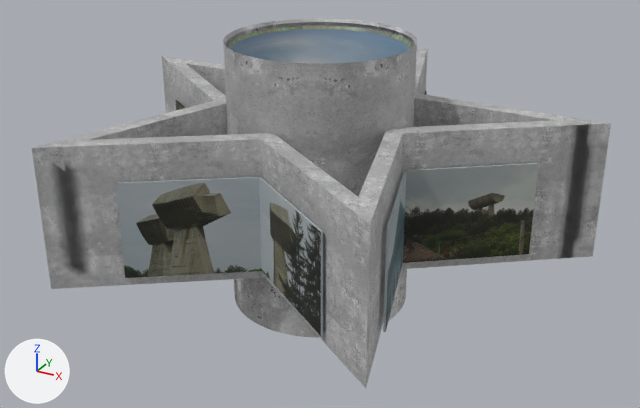
One commit to the glTF model docs/360ansichtmostar.glb: the scene before it, then after it.
Before and after are seen from a 50 mm lens placed at (10.75, -19.57, 12.54), pointed at (-0.1, 0.16, 2.67). The axes (+X, +Y, +Z) are drawn at lower left. The lights are the same throughout. Where no turn or scale is listed for an object, it has been applied to the vertices. Vertices at the same position are counted once.

Objects in the first picture: 'Cylinder.001', 'Cylinder.002', 'NIS', 'TWE - 3D-Ansicht - 3D-Ansicht 4.001', 'mitrovica', 'mostar'.
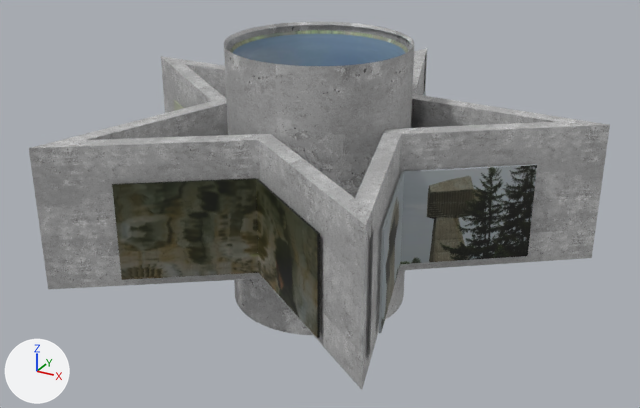
Where the newer file only moved an object's origin or applied its transform, the numbers keep the older frame.

Boxes (x1, y1, x2, y2) around the edits, measured in the pictures (640 x 408 px; the box of a moved part takes in the faces that stretch with it):
'TWE - 3D-Ansicht - 3D-Ansicht 4.001', moved, turned
    before: (32, 48, 611, 388)
    after: (29, 49, 610, 390)
'Cylinder.002', moved, turned, rescaled
    before: (223, 19, 417, 337)
    after: (224, 21, 414, 335)
'Cylinder.001', turned, rescaled
    before: (228, 26, 412, 64)
    after: (230, 30, 408, 66)
part 1 of me_plane_002, moved or reshaped
    before: (175, 100, 185, 110)
    after: (112, 178, 320, 338)
part 2 of me_plane_004, moved or reshaped (not visible afterwards)
    before: (383, 163, 539, 332)
part 3 of me_plane_001, moved or reshaped
    before: (116, 177, 323, 336)
    after: (379, 164, 537, 333)

The change, as a list of edits to the scene's bpy script:
```text
Change me_plane_002:
    used by ob_mostar; location = (-3.86, -1.11, 3.33)
    remove me_plane_002.from_pydata(...)  # 16 vertices, 24 faces; spans x -1.76..0.98, y -3.04..2.25, z -1.26..1.26
    add me_plane_002.from_pydata(...)  # 16 vertices, 20 faces; spans x 1.04..6.6, y -3.95..-1.96, z -1.26..1.26
    me_plane_002 part 1: the whole mesh is rebuilt
Change me_plane_004:
    used by ob_mitrovica; location = (3.75, -1.29, 3.33)
    remove me_plane_004.from_pydata(...)  # 16 vertices, 24 faces; spans x -0.92..1.81, y -2.83..2.47, z -1.26..1.26
    add me_plane_004.from_pydata(...)  # 16 vertices, 20 faces; spans x -3.13..1.38, y 3.65..6.92, z -1.26..1.26
    me_plane_004 part 2: the whole mesh is rebuilt
Change me_plane_001:
    used by ob_nis; location = (1.34, -3.97, 3.33)
    remove me_plane_001.from_pydata(...)  # 16 vertices, 24 faces; spans x -4.15..1.41, y -0.98..1.01, z -1.26..1.26
    add me_plane_001.from_pydata(...)  # 16 vertices, 20 faces; spans x 1.47..4.22, y -0.26..5.02, z -1.26..1.26
    me_plane_001 part 3: the whole mesh is rebuilt
Change ob_twe___3d_ansicht___3d_ansicht_4_001:
    ob_twe___3d_ansicht___3d_ansicht_4_001.location: (-0.01, 0.01, 3.81) -> (0.0, -0.03, 3.81)
    ob_twe___3d_ansicht___3d_ansicht_4_001.rotation_euler: (-0.000639, 0.0, -2.972) -> (-0.000639, 0.0, -1.72)  # degrees (0, 0, -170) -> degrees (0, 0, -99)
Change ob_cylinder_002:
    ob_cylinder_002.location: (-0.02, 0.02, 3.66) -> (-0.02, -0.04, 3.66)
    ob_cylinder_002.rotation_euler: (0.0, 0.0, 1.205) -> (0.0, 0.0, 2.458)  # degrees (0, 0, 69) -> degrees (0, 0, 141)
    ob_cylinder_002.scale: (0.96, 0.96, 0.96) -> (0.943, 0.943, 0.943)
Change ob_cylinder_001:
    ob_cylinder_001.rotation_euler: (0.0, 0.0, -0.0064) -> (0.0, 0.0, 1.246)  # degrees (0, 0, -0.4) -> degrees (0, 0, 71)
    ob_cylinder_001.scale: (0.915, 0.915, 0.915) -> (0.887, 0.887, 0.887)
```
